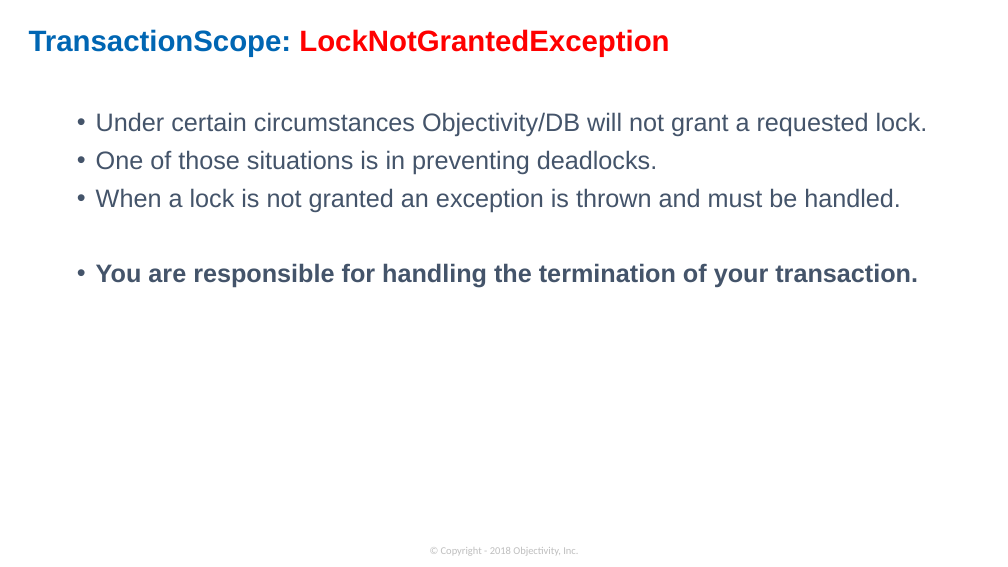
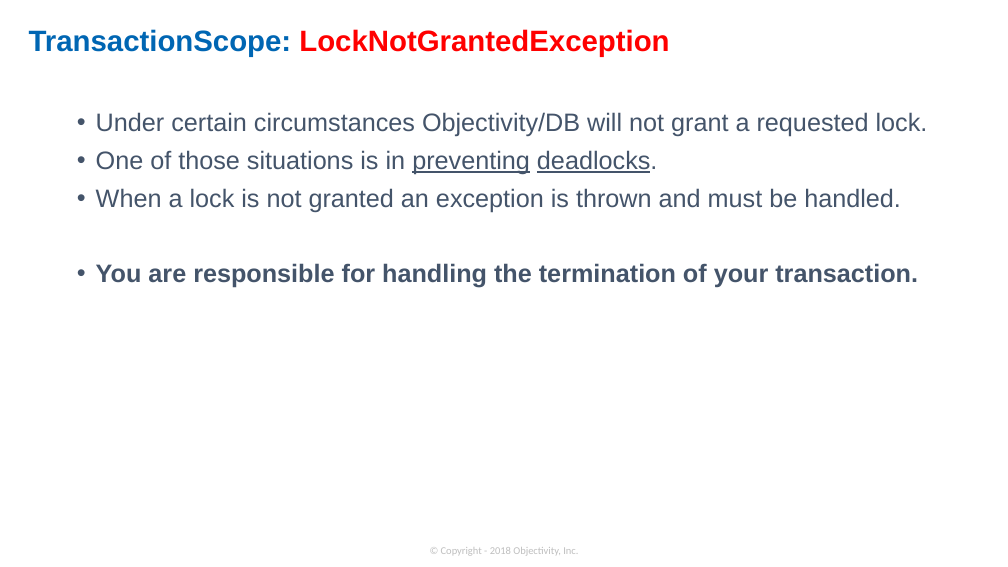
Before and after one commit to objectivity/JavaULBTraining, a slide deck: slide 6 of docs/Support Slides.pptx. Drawn at 1008x567 pixels with LibreOffice and Linux fonts; fonts in the diff are those of the drawing; background and template pictures are left out. Boxes give left, top, right and bottom in pixels: in the first picture for what was removed or moved away, otherwise in the second. Text is boxed around its words. In the diff, an @@ line names an element or a change of style, - is before the commit and + after.

```diff
--- a/docs/Support Slides.pptx
+++ b/docs/Support Slides.pptx
@@ text at (96,150,657,175): underline on in "preventing deadlocks." @@
```
Also in this commit, not shown: 2 other slides changed, 24 other files.
